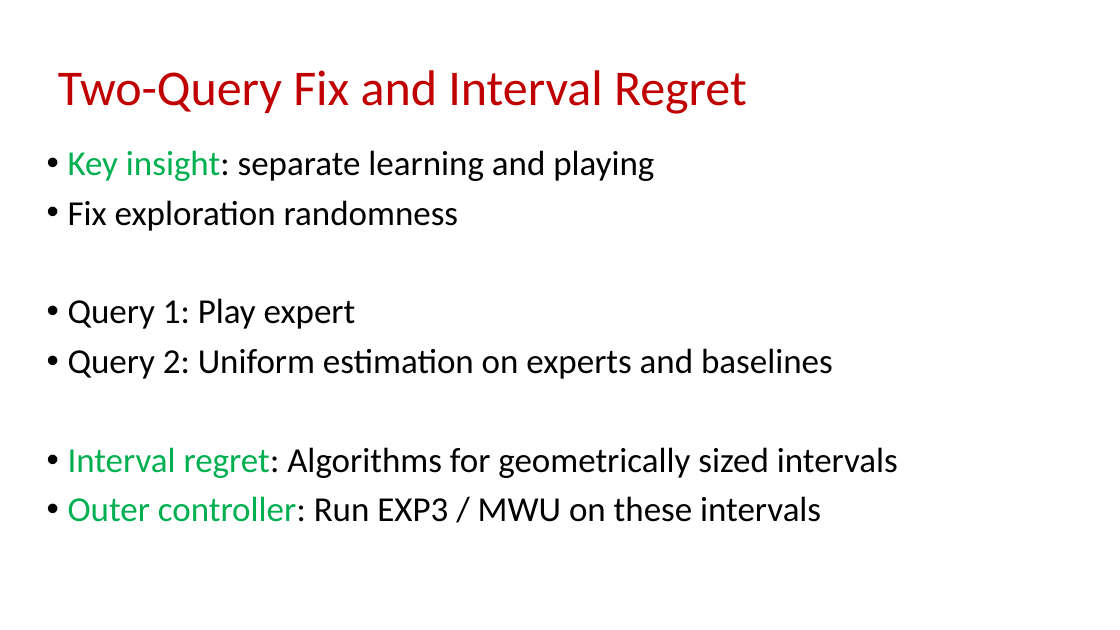
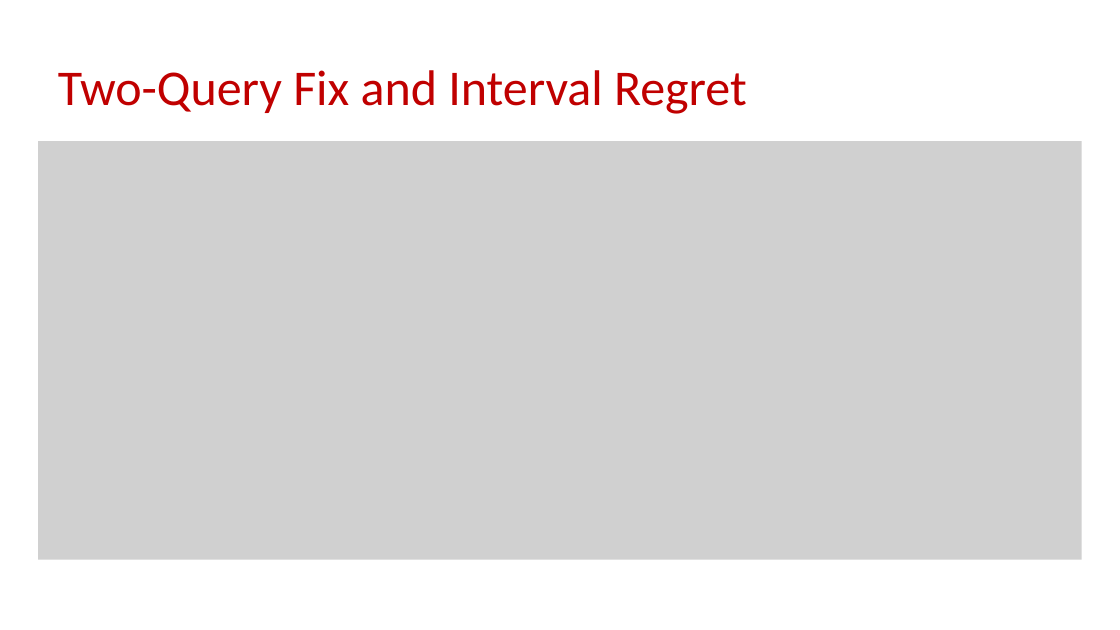
Before and after one commit to samsonzhou/samsonzhou.github.io, a slide deck: slide 23 of other-talks/SODA 2026.pptx. Drawn at 1120x630 pixels with LibreOffice and Linux fonts; fonts in the diff are those of the drawing; grey boxes stand for pictures. Boxes give left, top, right and bottom in pixels: in the first picture for what was removed or moved away, otherwise in the second. Text is boxed around its words. In the diff, an @@ line names an element or a change of style, - is before the commit and + after.

```diff
--- a/other-talks/SODA 2026.pptx
+++ b/other-talks/SODA 2026.pptx
@@ picture added at [38, 141, 1081, 560] @@
@@ text removed at [68, 150, 898, 522] @@
-• Key insight: separate learning and playing
-• Fix exploration randomness
-• Query 1: Play expert
-• Query 2: Uniform estimation on experts and baselines
-• Interval regret: Algorithms for geometrically sized intervals
-• Outer controller: Run EXP3 / MWU on these intervals
```
Also in this commit, not shown: 4 other slides changed, 2 slides added, 1 slide removed.
